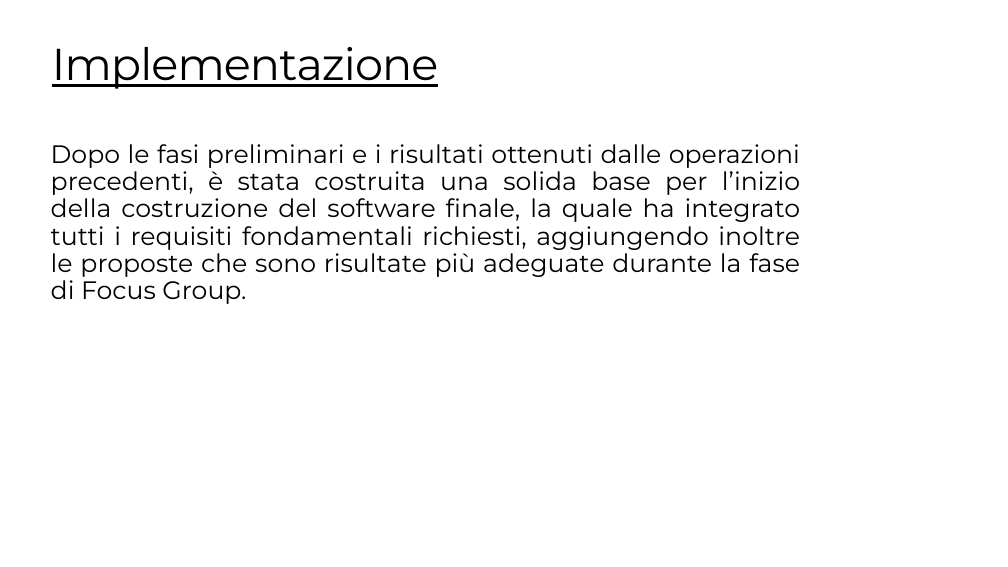
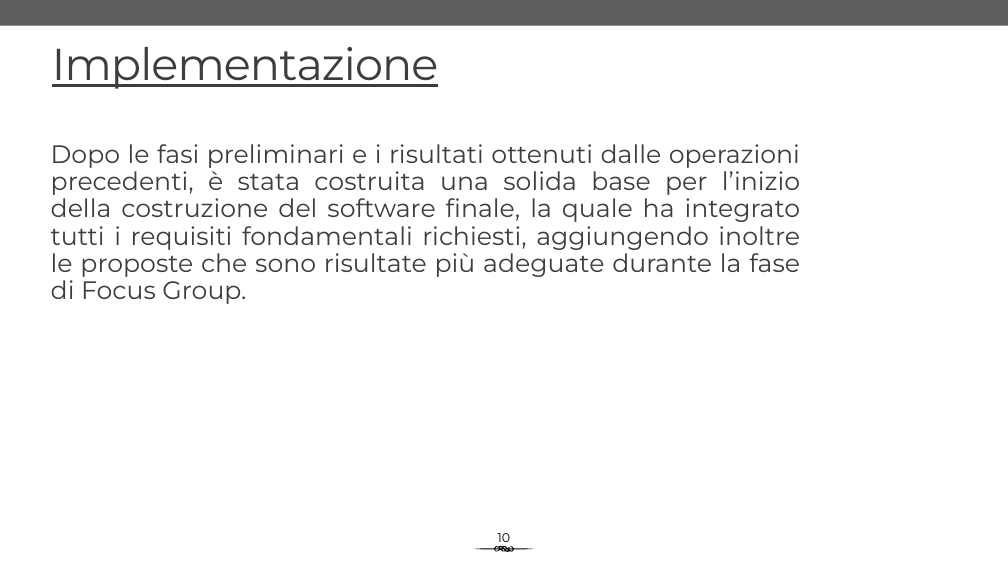
Before and after one commit to S-furi/web-dev-proj, a slide deck: slide 11 of docs/Presentazione-TW.pptx. Drawn at 1008x567 pixels with LibreOffice and Linux fonts; fonts in the diff are those of the drawing. Boxes give left, top, right and bottom in pixels: in the first picture for what was removed or moved away, otherwise in the second. Text is boxed around its words. In the diff, an @@ line names an element or a change of style, - is before the commit and + after.

```diff
--- a/docs/Presentazione-TW.pptx
+++ b/docs/Presentazione-TW.pptx
@@ rectangle added at (0, 0, 1008, 26), fill #5E5E5E @@
@@ title "Implementazione" at (52, 47, 438, 89): text colour #000000 to #3D3D3D @@
@@ text "Dopo le fasi preliminari e ..." at (51, 144, 800, 304): text colour #000000 to #3D3D3D @@
@@ text added at (497, 533, 510, 542), 24 pt, text #000000 @@
+10
@@ freeform shape added at (475, 546, 533, 552), fill #000000 @@
```
Also in this commit, not shown: 10 other slides changed, 1 other file.
